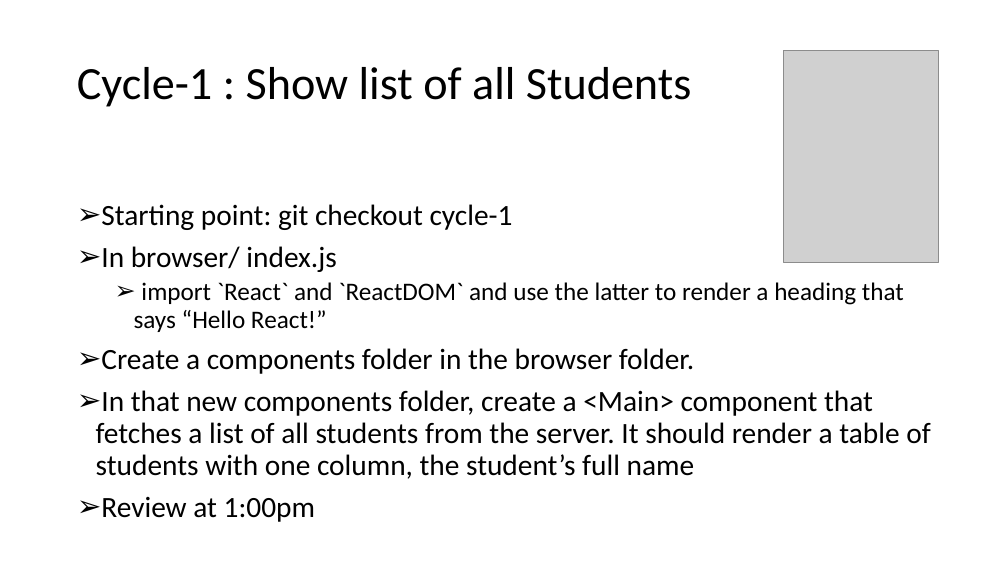
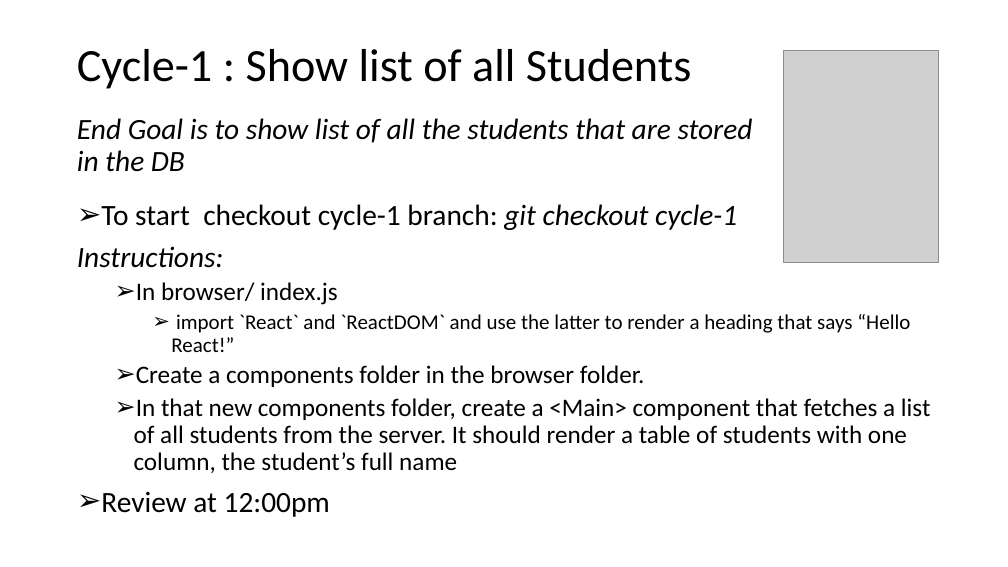
Before and after one commit to FullstackAcademy/Study-Saturday-React, a slide deck: slide 3 of Study Staurday - w3.pptx. Drawn at 1008x567 pixels with LibreOffice and Linux fonts; fonts in the diff are those of the drawing; grey boxes stand for pictures. Boxes give left, top, right and bottom in pixels: in the first picture for what was removed or moved away, otherwise in the second. Text is boxed around its words. In the diff, an @@ line names an element or a change of style, - is before the commit and + after.

```diff
--- a/Study Staurday - w3.pptx
+++ b/Study Staurday - w3.pptx
@@ title "Cycle-1 : Show list of ...": place and size @@
-title "Cycle-1 : Show list of ..." at bbox=[77, 67, 692, 107]
+title "Cycle-1 : Show list of ..." at bbox=[77, 49, 692, 89]
@@ text added at bbox=[77, 118, 753, 172], 28 pt, text #000000, italic @@
+End Goal is to show list of all the students that are stored in the DB
@@ text at bbox=[77, 204, 737, 268]: text changed; italic on @@
-➢ Starting point: git checkout cycle-1
+➢ To start checkout cycle-1 branch: git checkout cycle-1
+Instructions:
@@ text at bbox=[134, 282, 931, 473]: size 28 to 24 pt in "In browser/ index.js", "Create a components folder in the browser ...", "In that new components folder, create a ..."; size 24 to 20 pt in "import `React` and `ReactDOM` and use the ..."; list level 1 to 2 in "In browser/ index.js"; list level 2 to 3 in "import `React` and `ReactDOM` and ..."; list level 1 to 2 in "Create a components folder in ..."; list level 1 to 2 in "In that new components folder, ..." @@
@@ text at bbox=[101, 492, 330, 517]: text changed @@
-➢ Review at 1:00pm
+➢ Review at 12:00pm
```
Also in this commit, not shown: 1 other slide changed, 1 other file.
